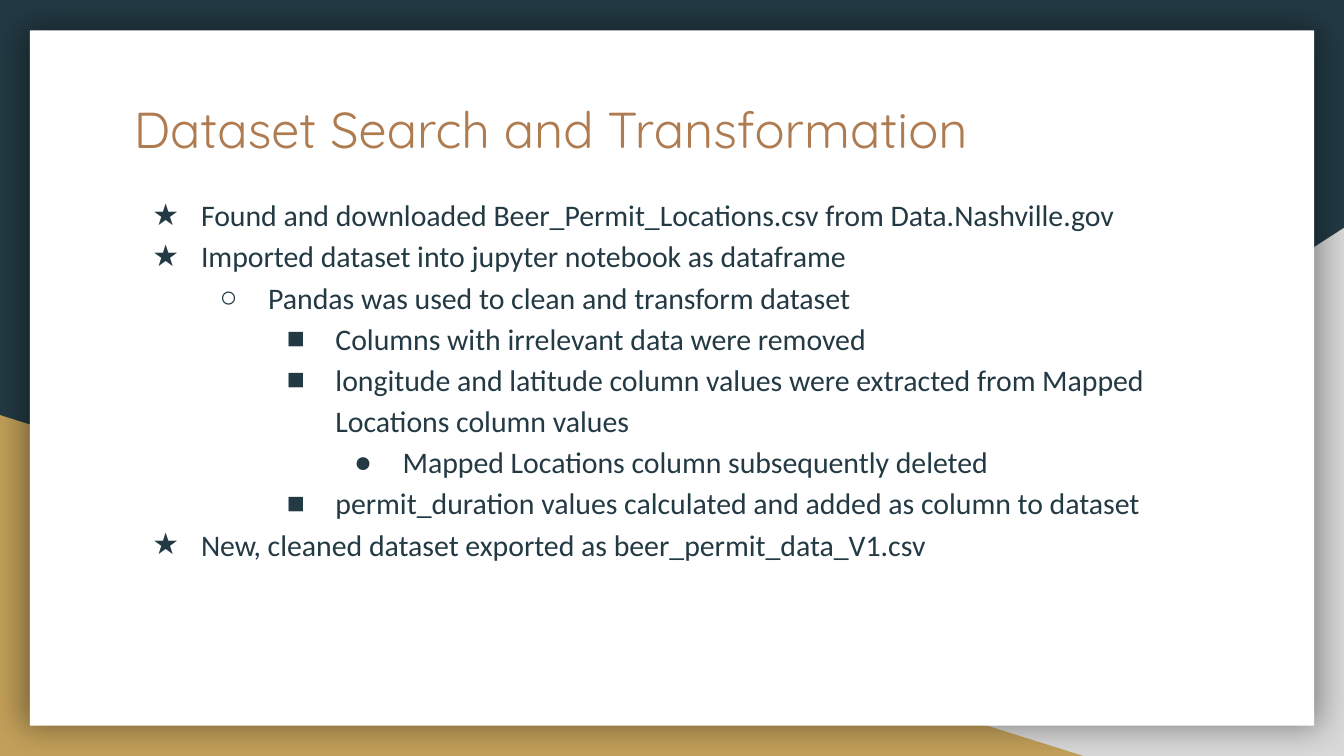
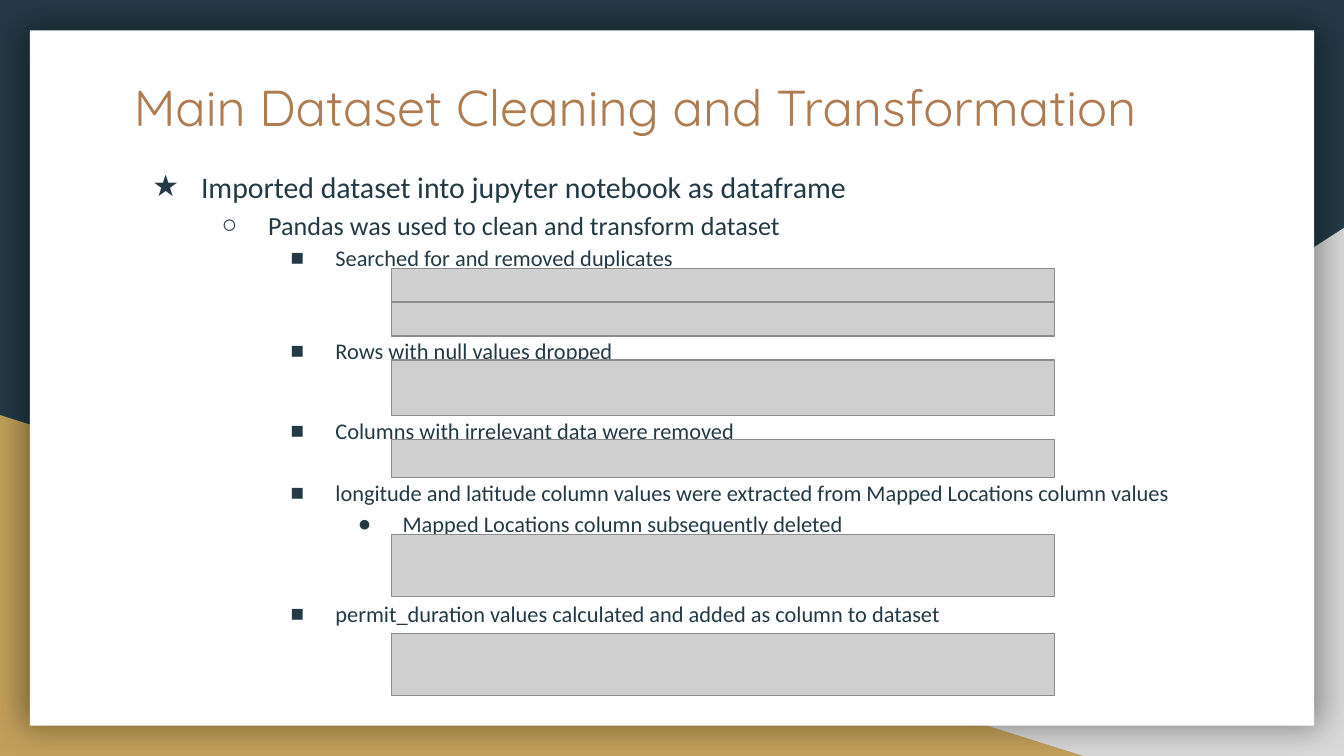
Before and after one commit to HannaKim4673/Beer_Restaurant_Success, a slide deck: slide 11 of Beer Restaurant Success.pptx (slide 7 before the commit). Drawn at 1344x756 pixels with LibreOffice and Linux fonts; fonts in the diff are those of the drawing; grey boxes stand for pictures. Boxes give left, top, right and bottom in pixels: in the first picture for what was removed or moved away, otherwise in the second. Text is boxed around its words. In the diff, an @@ line names an element or a change of style, - is before the commit and + after.

```diff
--- a/Beer Restaurant Success.pptx
+++ b/Beer Restaurant Success.pptx
@@ title at [134,88,1136,136]: text changed @@
-Dataset Search and Transformation
+Main Dataset Cleaning and Transformation
@@ text "Imported dataset into jupyter notebook ...": place and size @@
-text "Imported dataset into jupyter notebook ..." at [201,205,1143,561]
+text "Imported dataset into jupyter notebook ..." at [201,177,1168,626]
@@ text at [201,205,1114,231]: paragraph removed @@
-★ Found and downloaded Beer_Permit_Locations.csv from Data.Nashville.gov
@@ text at [268,217,1168,626]: size 16 to 14 pt in "Pandas was used to clean and transform ..."; size 16 to 12 pt in "Columns with irrelevant data were removed", "longitude and latitude column values were extracted ...", "Mapped Locations column subsequently deleted", "permit_duration values calculated and added as column ..."; indent changed; more space between paragraphs @@
@@ text at [335,250,672,365]: paragraphs added @@
+    ■ Searched for and removed duplicates
+    ■ Rows with null values dropped
@@ picture added at [391,269,1054,302] @@
@@ picture added at [391,302,1054,336] @@
@@ picture added at [391,360,1054,415] @@
@@ picture added at [391,439,1054,477] @@
@@ text at [201,535,926,561]: paragraph removed @@
-★ New, cleaned dataset exported as beer_permit_data_V1.csv
@@ picture added at [391,535,1054,597] @@
@@ picture added at [391,633,1054,695] @@
```
Also in this commit, not shown: 9 other slides changed, 9 slides added, 7 slides removed.
